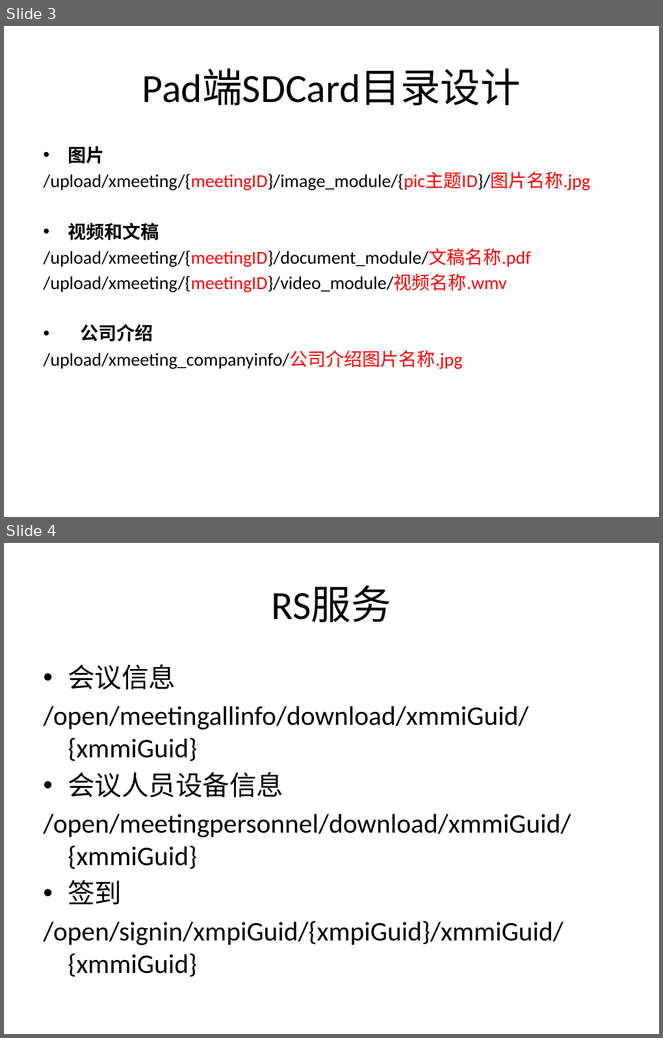
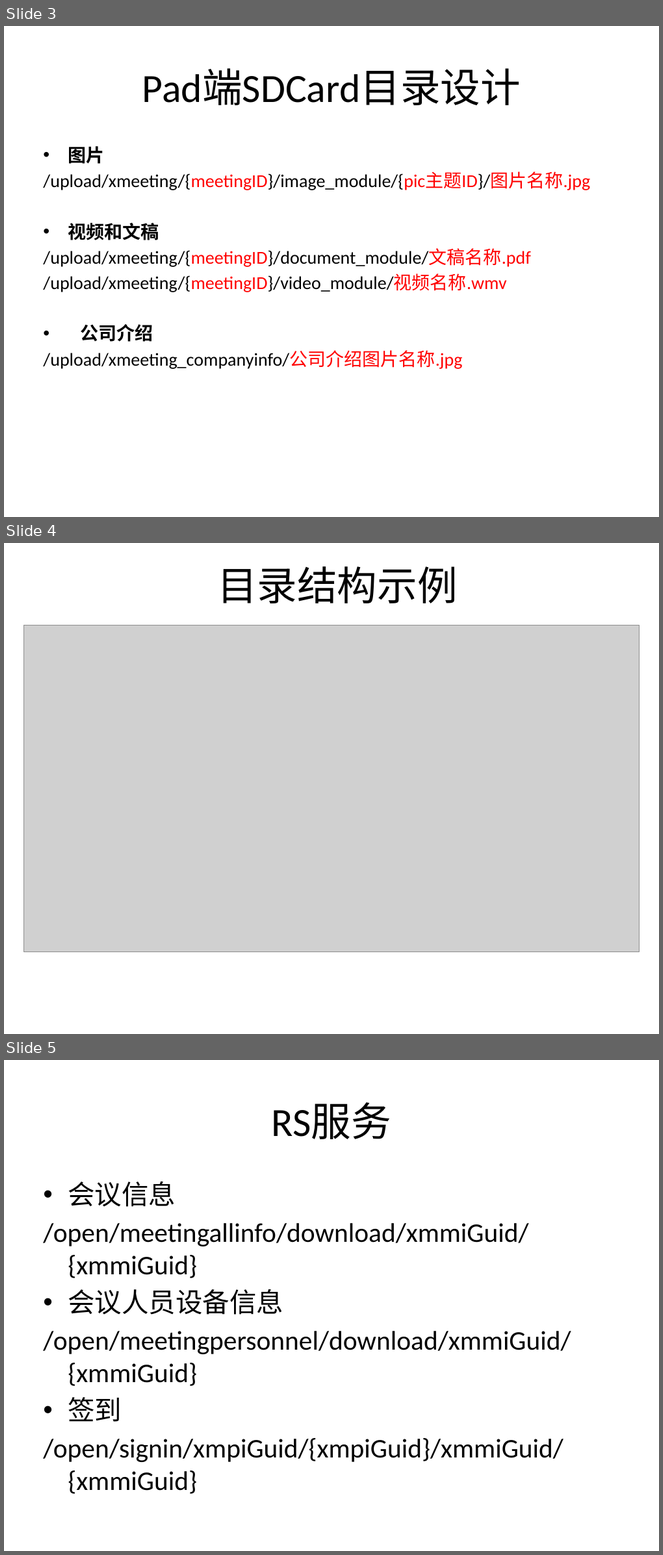
Before and after one commit to ljvblfz/x00001, a slide deck: sourcecode/project/xmeeting/doc/前后台交互服务设计.pptx. Shown one above the other, each under a label of ours: slides 3 and 4 before the commit, slides 3, 4 and 5 after it. The pictures are 663x1038 and 663x1555 pixels, drawn with LibreOffice and Linux fonts; fonts in the diff are those of the drawing; grey boxes stand for pictures. Boxes give left, top, right and bottom in pixels: in the first picture for what was removed or moved away, otherwise in the second. Text is boxed around its words. In the diff, an @@ line names an element or a change of style, - is before the commit and + after.

```diff
--- a/sourcecode/project/xmeeting/doc/前后台交互服务设计.pptx
+++ b/sourcecode/project/xmeeting/doc/前后台交互服务设计.pptx
@@ slide 4 added at <box>4,543,659,1034</box>, background #FFFFFF @@
@@ title added at <box>217,566,458,603</box>, 44 pt, text #000000 @@
+目录结构示例
@@ picture added at <box>24,626,640,953</box> @@
@@ what was slide 4 is now slide 5 @@
```
Also in this commit, not shown: 1 slide changed, 2 other slides added, 3 other files.
